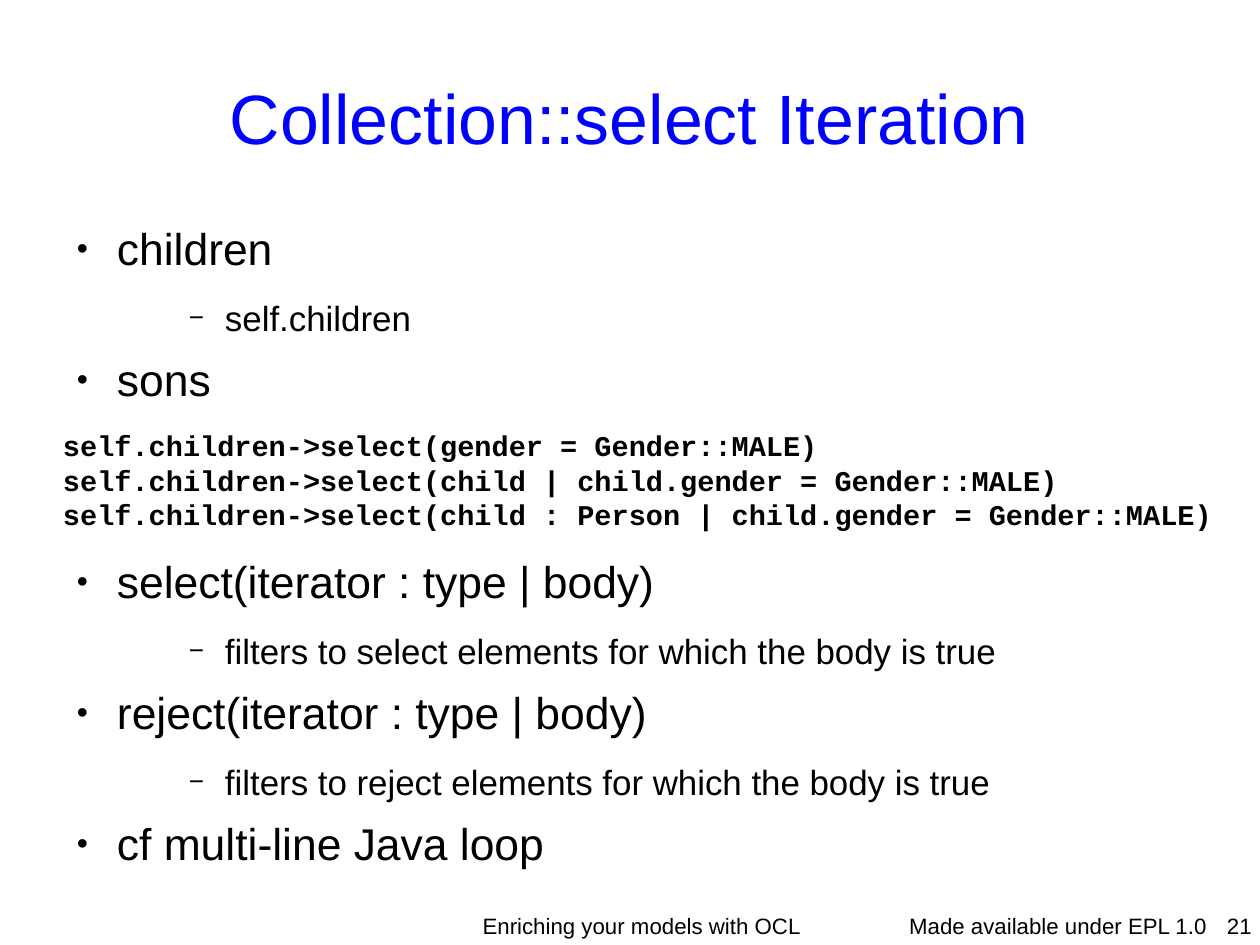
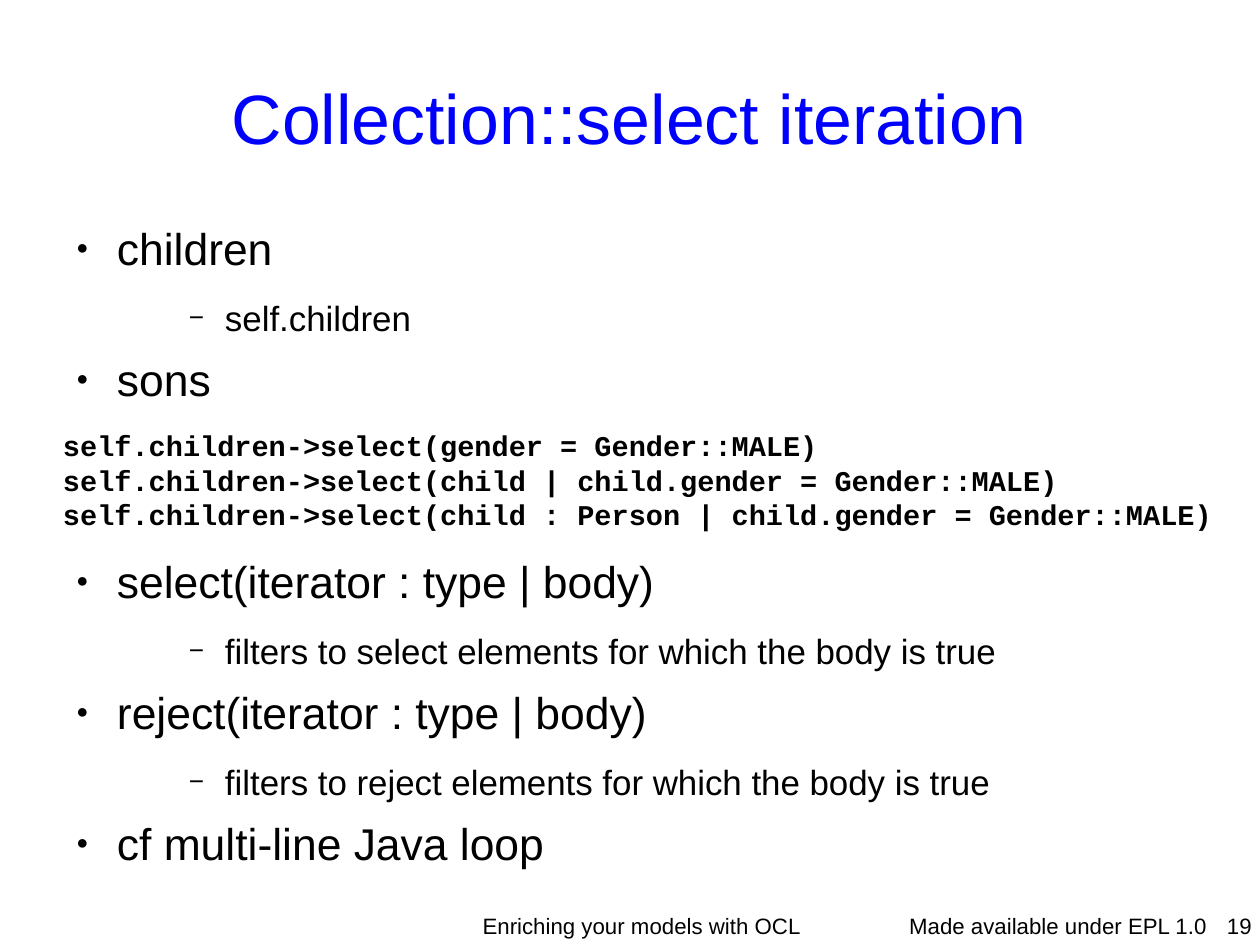
Before and after one commit to eclipse-ocl/ocl-website, a slide deck: slide 19 of ocl/docs/publications/ESE2010LongTalk/EnrichingWithOCL.odp (slide 21 before the commit). Drawn at 1260x945 pixels with LibreOffice and Linux fonts; fonts in the diff are those of the drawing; background and template pictures are left out. Boxes give left, top, right and bottom in pixels: in the first picture for what was removed or moved away, otherwise in the second. Text is boxed around its words. In the diff, an @@ line names an element or a change of style, - is before the commit and + after.

```diff
--- a/ocl/docs/publications/ESE2010LongTalk/EnrichingWithOCL.odp
+++ b/ocl/docs/publications/ESE2010LongTalk/EnrichingWithOCL.odp
@@ title at bbox=[232, 93, 1027, 145]: text changed @@
-Collection::select Iteration
+Collection::select iteration
@@ page number at bbox=[1227, 918, 1252, 935]: text changed @@
-21
+19
```
Also in this commit, not shown: 17 other slides changed, 3 slides added.
